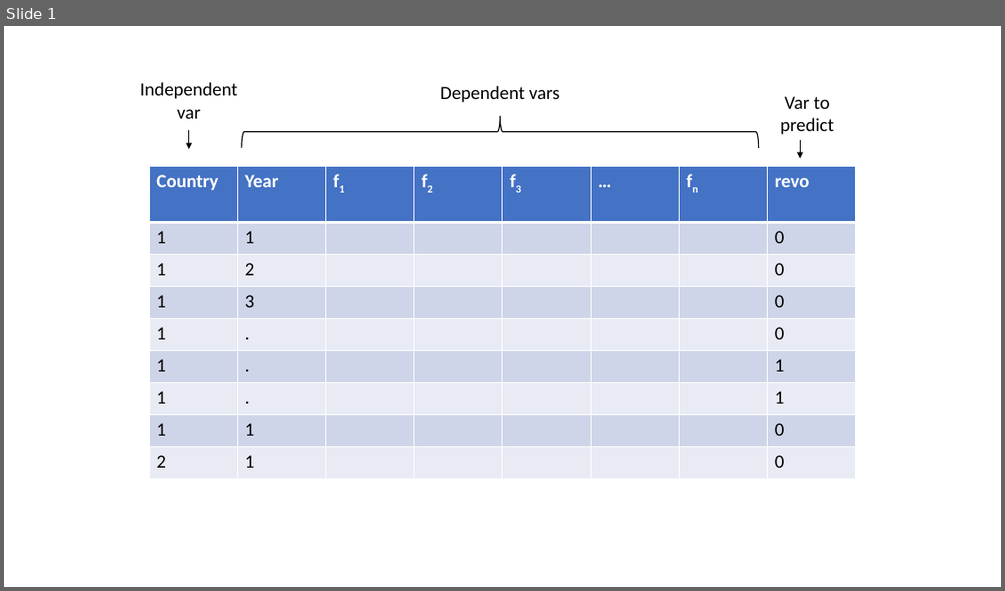
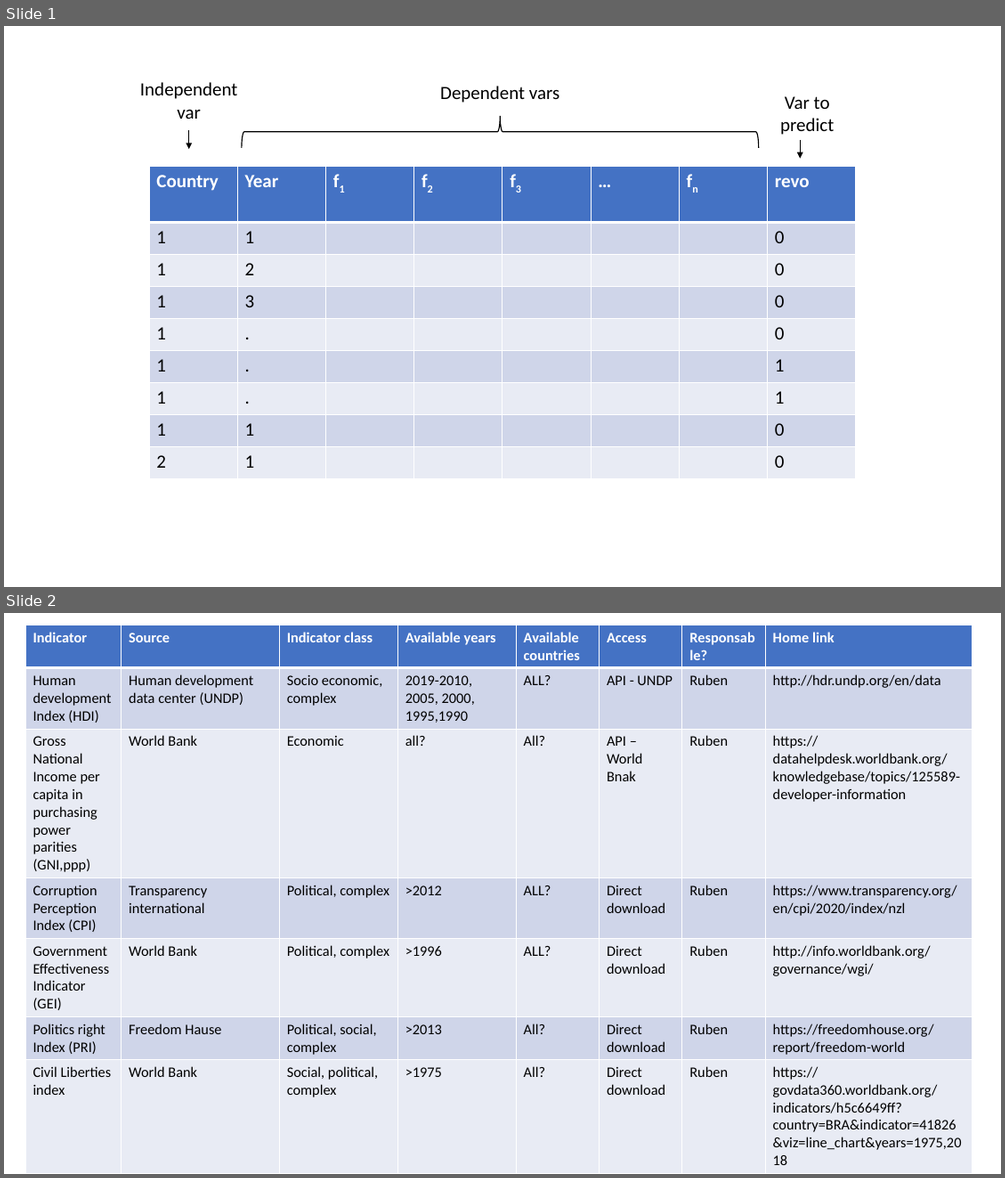
Before and after one commit to rjlopez2/ADS-_CAS_Bern_2020, a slide deck: Projects/M3/Project.pptx. Shown one above the other, each under a label of ours: slide 1 before the commit, slides 1 and 2 after it. The pictures are 1005x591 and 1005x1178 pixels, drawn with LibreOffice and Linux fonts; fonts in the diff are those of the drawing. Boxes give left, top, right and bottom in pixels: in the first picture for what was removed or moved away, otherwise in the second. Text is boxed around its words. In the diff, an @@ line names an element or a change of style, - is before the commit and + after.

```diff
--- a/Projects/M3/Project.pptx
+++ b/Projects/M3/Project.pptx
@@ slide 2 added at [4,613,1001,1174], background #FFFFFF @@
@@ table added at [25,625,971,1153], 7 rows, 8 columns @@
+Indicator | Source | Indicator class | Available years | Available countries | Access | Responsable? | Home link
+Human development Index (HDI) | Human development data center (UNDP) | Socio economic, complex | 2019-2010, / 2005, 2000, / 1995,1990 | ALL? | API - UNDP | Ruben | http://hdr.undp.org/en/data
+Gross National Income per capita in purchasing power parities (GNI,ppp) | World Bank | Economic | all? | All? | API – World Bnak | Ruben | https://datahelpdesk.worldbank.org/knowledgebase/topics/125589-developer-information
+Corruption Perception Index (CPI) | Transparency international | Political, complex | >2012 | ALL? | Direct download | Ruben | https://www.transparency.org/en/cpi/2020/index/nzl
+Government Effectiveness Indicator (GEI) | World Bank | Political, complex | >1996 | ALL? | Direct download | Ruben | http://info.worldbank.org/governance/wgi/
+Politics right Index (PRI) | Freedom Hause | Political, social, complex | >2013 | All? | Direct download | Ruben | https://freedomhouse.org/report/freedom-world
+Civil Liberties index | World Bank | Social, political, complex | >1975 | All? | Direct download | Ruben | https://govdata360.worldbank.org/indicators/h5c6649ff?country=BRA&indicator=41826&viz=line_chart&years=1975,2018
```
Also in this commit, not shown: 2 other slides added, 10 other files.
